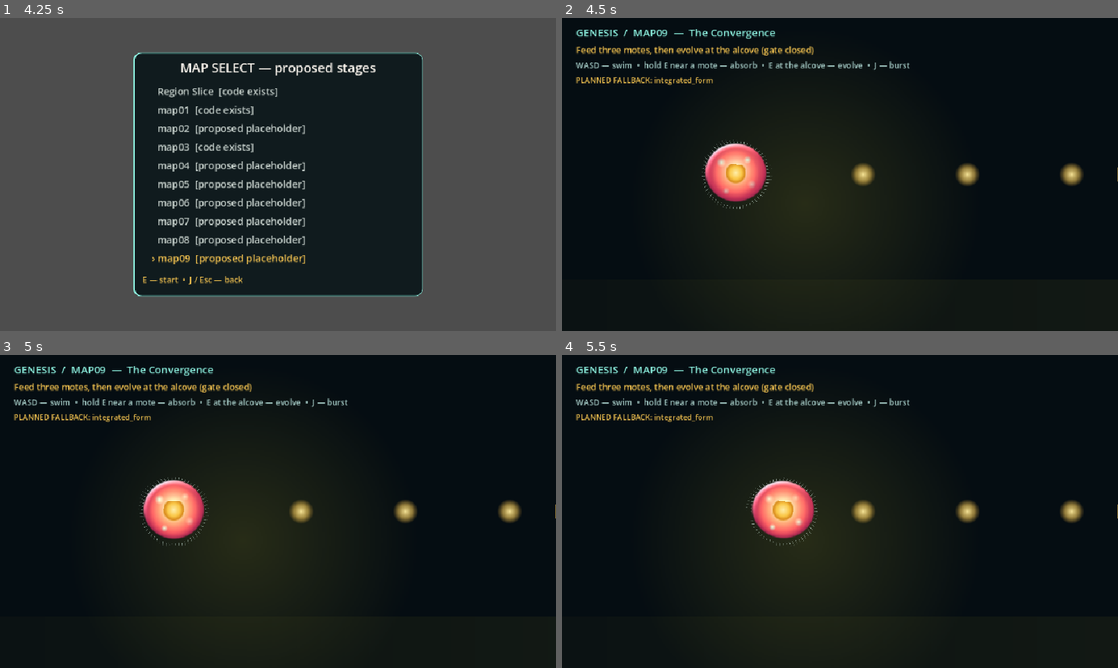
Above: before the commit, frames 1-4 (two rows, left to right).
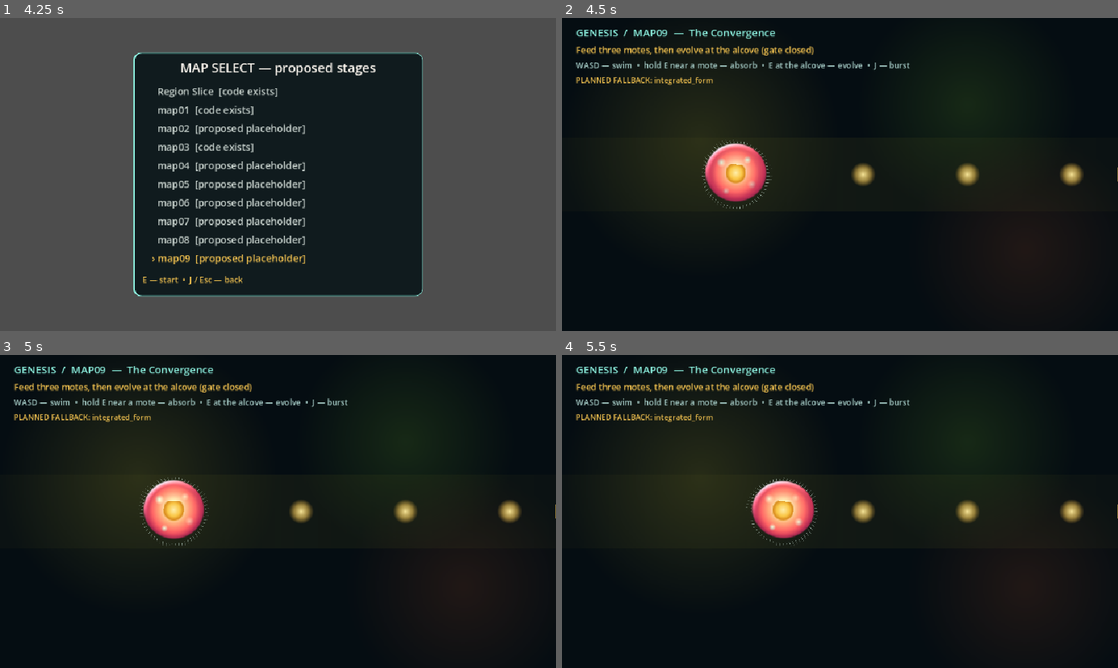
Above: after the commit, the same moments.

Repository: rua-den/gines
Game: Godot game, scene res://scenes/main_menu.tscn
Two runs of this game, one before a commit and one after it. Both use one fixed random seed, a clock stepped at 60 frames per second and the inputs below.
Inputs (mouse positions are in pixels of both pictures, inside the frame that each line leads up to):
- Up to frame 1 (4.25 s): tap Enter at 0.5, 2, 3.5 s; move the mouse to (400, 158) at 0.52 s; hold D (move_right) 0.53-1.25 s; hold J (attack) 0.53-1.25 s; click (400, 158) at 0.67 s; tap W (move_up) at 0.77, 3.77 s; tap Space at 1.25, 2.75 s; drag from (166, 190) to (250, 237) at 1.27 s; move the mouse to (333, 105) at 2.02 s; hold A (move_left) 2.03-2.75 s; hold E (interact) 2.03-2.75 s; drag from (250, 237) to (111, 127) at 2.77 s; move the mouse to (444, 221) at 3.52 s; hold D (move_right) from 3.53 s (still down); tap Shift (grip) at 3.6 s
- Up to frame 2 (4.5 s): release D (move_right) at 4.25 s; tap Space at 4.25 s; drag from (673, 127) to (756, 96) at 4.27 s
- Up to frame 3 (5 s): no input
- Up to frame 4 (5.5 s): move the mouse to (867, 511) at 5.02 s; hold D (move_right) from 5.03 s (still down); hold J (attack) from 5.03 s (still down); click (867, 511) at 5.17 s

Frame 1 is identical in both runs. In frame 2, 3.2% of the frame differs, in the area x 13-86%, y 24-88%; in frame 3, 3.2%; in frame 4, 3.2%.

Commit message:
fix(visual): keep background inside viewport; spec pause menu

Diff:
--- a/game/scripts/map_stage.gd
+++ b/game/scripts/map_stage.gd
@@ -525,10 +525,12 @@
 	base.mouse_filter = Control.MOUSE_FILTER_IGNORE
 	layer.add_child(base)
 	# Three sparse radial glows. Low opacity keeps gameplay reading first.
+	# CanvasLayer children live in the 960x540 viewport space, not the 1920x1080
+	# room space used by slabs — keep every blob inside the visible canvas.
 	var blobs: Array = [
-		[Vector2(420, 320), 2.4, Color(tint.r, tint.g, tint.b, 0.42)],
-		[Vector2(1250, 260), 2.0, Color(tint.r * 0.7, minf(tint.g * 1.15, 1.0), tint.b, 0.32)],
-		[Vector2(1650, 760), 2.2, Color(minf(tint.r * 1.2, 1.0), tint.g * 0.6, tint.b, 0.28)],
+		[Vector2(240, 210), 1.9, Color(tint.r, tint.g, tint.b, 0.42)],
+		[Vector2(700, 150), 1.5, Color(tint.r * 0.7, minf(tint.g * 1.15, 1.0), tint.b, 0.32)],
+		[Vector2(800, 400), 1.6, Color(minf(tint.r * 1.2, 1.0), tint.g * 0.6, tint.b, 0.28)],
 	]
 	for def in blobs:
 		var blob := Sprite2D.new()
@@ -546,8 +548,8 @@
 		[0.5, Color(tint.r, tint.g, tint.b, 0.16)],
 		[1.0, Color(tint.r, tint.g, tint.b, 0.0)],
 	], false)
-	band.position = Vector2(960, 540)
-	band.scale = Vector2(14.0, 0.7)
+	band.position = Vector2(480, 270)
+	band.scale = Vector2(7.0, 0.5)
 	layer.add_child(band)
 
 
Not shown, changed: docs/superpowers/plans/2026-11-21-campaign-and-visual.md
Not shown, changed: docs/superpowers/specs/2026-11-21-campaign-and-visual-design.md
